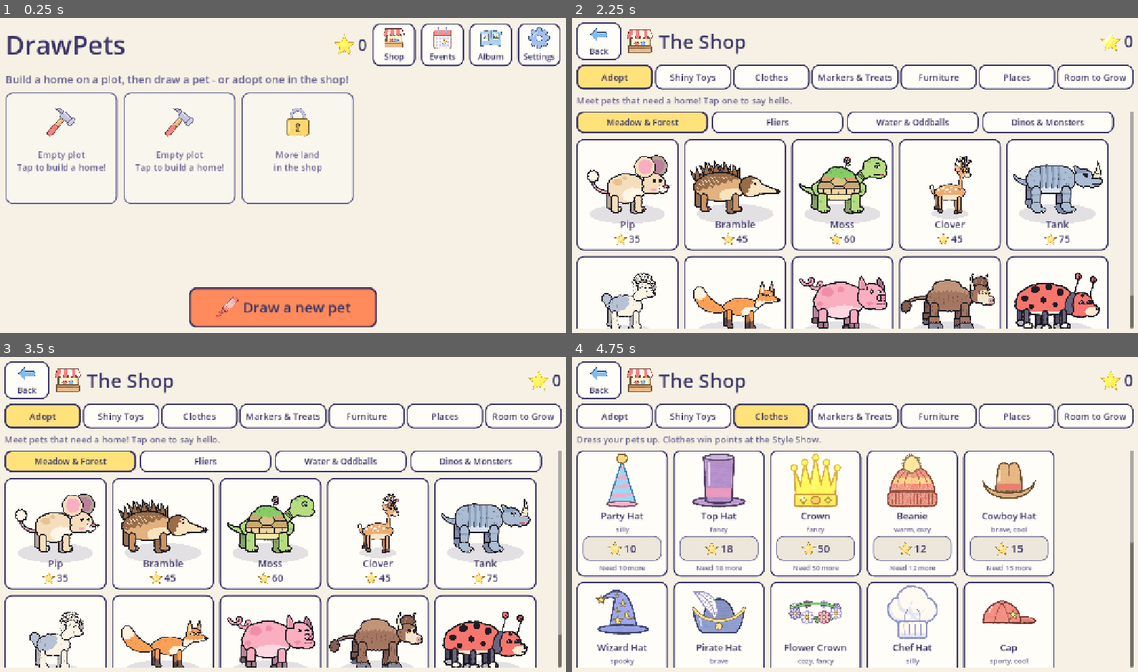
Above: before the commit, frames 1-4 (two rows, left to right).
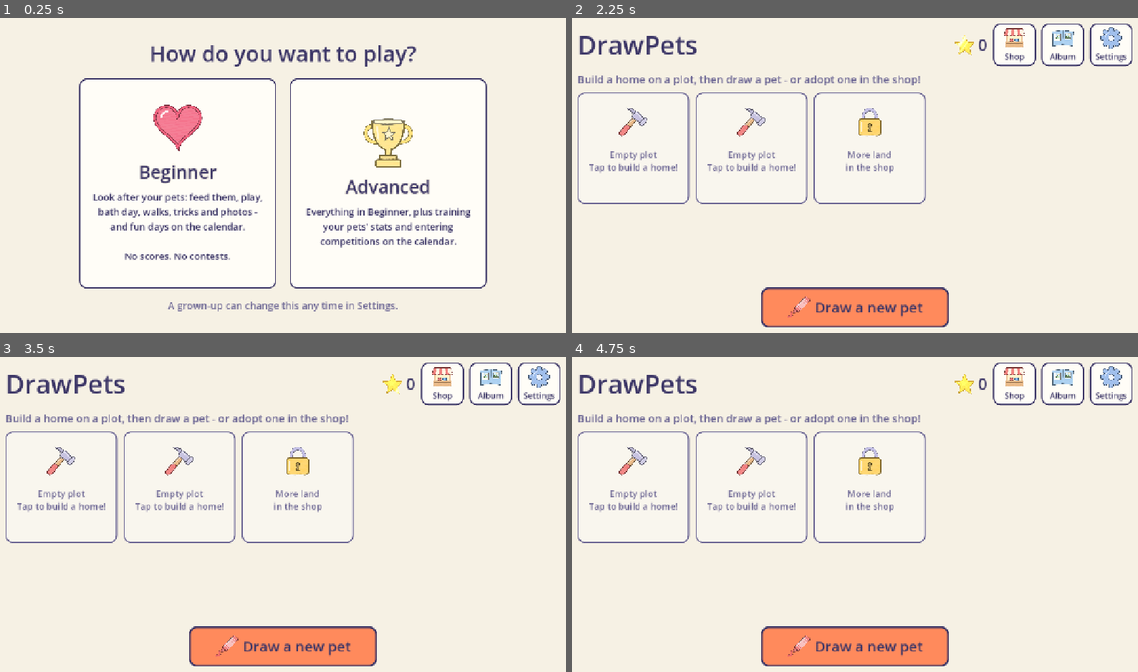
Above: after the commit, the same moments.

Repository: eclancy/DrawPets
Game: Godot game, scene res://scenes/Main.tscn
The game is run twice, just before and just after one commit, with the same random seed, the same clock (stepped at 60 frames per second) and the same inputs.
Inputs (mouse positions are in pixels of both pictures, inside the frame that each line leads up to):
- Up to frame 1 (0.25 s): no input
- Up to frame 2 (2.25 s): click (747, 184) at 0.52 s; click (600, 43) at 1.27 s; click (968, 46) at 2.02 s
- Up to frame 3 (3.5 s): click (45, 416) at 2.75 s, where only the run before the commit has a clickable "Adopt"
- Up to frame 4 (4.75 s): click (690, 416) at 3.5 s, where only the run before the commit has a clickable "Shiny Toys"; click (770, 416) at 4.25 s, where only the run before the commit has a clickable "Clothes"

The runs differ from the first frame. In frame 1, 16% of the frame differs, in the area x 1-99%, y 1-99%; in frame 2, 28%; in frame 3, 28%, in the area x 0-100%, y 1-99%; in frame 4, 24%.

Commit message:
Beginner and Advanced modes; a weekly bath day
- First start asks how to play: Beginner (looking after pets - no stats,
  no scores, no contests) or Advanced (adds stats, training and the
  competition calendar). A grown-up switches in Settings with a hold.
- Beginner keeps stats quietly: no level-up toasts, stars or journal
  lines; the pet card shows a today list (fed, played, bath day) instead
  of stats; no Star Snack or training talk in the shop; every pet learns
  tricks at the same pace; the competition calendar is hidden for now.
- Feed and play every day; clean now runs down over a week, and a bath
  fills it right up.

Co-Authored-By: Claude Opus 5.5 <noreply@anthropic.com>

Diff:
--- /dev/null
+++ b/scripts/care.gd
@@ -0,0 +1,49 @@
+class_name Care
+extends RefCounted
+## The rhythm of looking after a pet (.ai/pet-life.md): feed it and play with it every day, and
+## a bath day once a week. Shown on its card as a gentle "today" list - never a telling-off, and
+## needs never fall below their floor (PetStore).
+
+## The clean need at which it is bath day: it gets there about a week after a bath.
+const BATH_DAY := 0.45
+
+
+static func today() -> String:
+	return Time.get_date_string_from_system()
+
+
+static func fed(pet: Dictionary) -> void:
+	pet["fed_on"] = today()
+
+
+static func played(pet: Dictionary) -> void:
+	pet["played_on"] = today()
+
+
+static func bathed(pet: Dictionary) -> void:
+	pet["bathed_on"] = today()
+	PetStore.change_need(pet, "clean", 1.0)
+
+
+static func is_bath_day(pet: Dictionary) -> bool:
+	return float(pet.get("needs", {}).get("clean", 1.0)) <= BATH_DAY
+
+
+## Whole days till bath day (0 when it is today).
+static func days_to_bath(pet: Dictionary) -> int:
+	var clean := float(pet.get("needs", {}).get("clean", 1.0))
+	var per_day: float = PetStore.DRIFT_PER_HOUR["clean"] * 24.0
+	return maxi(0, ceili((clean - BATH_DAY) / per_day))
+
+
+## How today is going, for its card.
+static func today_lines(pet: Dictionary) -> Array:
+	var out := []
+	out.append("Fed today - yum!" if pet.get("fed_on", "") == today() else "Hungry? Time for food!")
+	out.append("Played today!" if pet.get("played_on", "") == today() else "Wants to play!")
+	var days := days_to_bath(pet)
+	if days <= 0:
+		out.append("It's bath day!")
+	else:
+		out.append("Bath day in %d %s." % [days, "day" if days == 1 else "days"])
+	return out
--- a/scripts/demo_kid.gd
+++ b/scripts/demo_kid.gd
@@ -14,6 +14,7 @@
 
 func run() -> void:
 	game.profile.add_stars(400)
+	game.profile.set_mode("advanced")  # everything, first; the Beginner game has its own turn
 	if not game.dev.has("hour"):
 		Clock.forced_hour = 12.0  # midday, whatever the real clock says - the night has its own turn
 	await _build_first_home()
--- a/scripts/game_root.gd
+++ b/scripts/game_root.gd
@@ -66,6 +66,8 @@
 				kid.game = self
 				add_child(kid)
 				kid.run()
+			elif profile.mode() == "":
+				go_mode()
 			else:
 				go_home()
 
@@ -75,6 +77,14 @@
 func go_home() -> void:
 	var s := HomeScreen.new()
 	s.game = self
+	show_screen(s)
+
+
+## Beginner or Advanced? Asked on first start.
+func go_mode() -> void:
+	var s := ModeScreen.new()
+	s.game = self
+	s.on_done = go_home
 	show_screen(s)
 
 
--- a/scripts/home_screen.gd
+++ b/scripts/home_screen.gd
@@ -21,7 +21,8 @@
 	top.add_child(heading)
 	top.add_child(UI.star_counter(game.profile, 48))
 	top.add_child(UI.icon_button("icon_shop", "Shop", func(): game.go_shop(), 48, Vector2(96, 96)))
-	top.add_child(UI.icon_button("icon_calendar", "Events", func(): game.go_calendar(), 48, Vector2(96, 96)))
+	if game.profile.advanced():
+		top.add_child(UI.icon_button("icon_calendar", "Events", func(): game.go_calendar(), 48, Vector2(96, 96)))
 	top.add_child(UI.icon_button("icon_album", "Album", func(): game.go_album(), 48, Vector2(96, 96)))
 	top.add_child(UI.icon_button("ui_settings", "Settings", func(): game.go_settings(), 48, Vector2(96, 96)))
 	col.add_child(top)
--- /dev/null
+++ b/scripts/mode_screen.gd
@@ -0,0 +1,65 @@
+class_name ModeScreen
+extends Control
+## The first thing a new game asks (.ai/project-overview.md): how do you want to play?
+##   Beginner - looking after your pets: feeding, playing, bath day, walks, tricks, photos, and
+##              gentle celebrations on the calendar. No stats, no scores, no contests.
+##   Advanced - all of that, plus training stats and the competition calendar.
+## Some kids are not ready for a busier game, or for competing at all, and the game should never
+## make them feel that. A grown-up can switch any time in Settings (Profile.mode).
+
+var game: GameRoot
+## Called once a mode is picked.
+var on_done := Callable()
+
+
+func _ready() -> void:
+	add_child(UI.paper_background())
+	var col := VBoxContainer.new()
+	col.alignment = BoxContainer.ALIGNMENT_CENTER
+	col.add_theme_constant_override("separation", 22)
+	add_child(UI.full_rect(UI.margin(col, 30)))
+	var title := UI.title("How do you want to play?", 48)
+	title.horizontal_alignment = HORIZONTAL_ALIGNMENT_CENTER
+	col.add_child(title)
+	var row := HBoxContainer.new()
+	row.alignment = BoxContainer.ALIGNMENT_CENTER
+	row.add_theme_constant_override("separation", 30)
+	col.add_child(row)
+	row.add_child(_card("icon_heart", "Beginner",
+		"Look after your pets: feed them, play, bath day, walks, tricks and photos - and fun days on the calendar.\n\nNo scores. No contests.",
+		pick.bind("beginner")))
+	row.add_child(_card("icon_trophy", "Advanced",
+		"Everything in Beginner, plus training your pets' stats and entering competitions on the calendar.",
+		pick.bind("advanced")))
+	var note := UI.label("A grown-up can change this any time in Settings.", 22)
+	note.horizontal_alignment = HORIZONTAL_ALIGNMENT_CENTER
+	note.add_theme_color_override("font_color", UI.INK_SOFT)
+	col.add_child(note)
+
+
+func _card(icon: String, name: String, text: String, on_press: Callable) -> Button:
+	var b := Button.new()
+	b.custom_minimum_size = Vector2(440, 470)
+	b.pressed.connect(on_press)
+	var c := VBoxContainer.new()
+	c.alignment = BoxContainer.ALIGNMENT_CENTER
+	c.add_theme_constant_override("separation", 14)
+	c.mouse_filter = Control.MOUSE_FILTER_IGNORE
+	b.add_child(UI.full_rect(UI.margin(c, 22)))
+	var pic := UI.icon(icon, 110, "none")
+	pic.size_flags_horizontal = Control.SIZE_SHRINK_CENTER
+	c.add_child(pic)
+	var t := UI.title(name, 40)
+	t.horizontal_alignment = HORIZONTAL_ALIGNMENT_CENTER
+	c.add_child(t)
+	var l := UI.label(text, 21, true)
+	l.horizontal_alignment = HORIZONTAL_ALIGNMENT_CENTER
+	l.mouse_filter = Control.MOUSE_FILTER_IGNORE
+	c.add_child(l)
+	return b
+
+
+func pick(mode: String) -> void:
+	game.profile.set_mode(mode)
+	Sounds.play("star")
+	on_done.call()
--- a/scripts/pet_panel.gd
+++ b/scripts/pet_panel.gd
@@ -14,6 +14,8 @@
 var on_move := Callable()
 var on_let_go := Callable()
 var on_journal := Callable()
+## Advanced shows the six stats; Beginner shows how today's care is going instead.
+var advanced := true
 
 var _pet: Dictionary
 var _name: Label
@@ -24,6 +26,7 @@
 var _levels := {}
 var _words: Label
 var _take_off: Button
+var _today: Label
 
 
 func _ready() -> void:
@@ -88,7 +91,11 @@
 		row.add_child(bar)
 		_stats[stat] = bar
 		_levels[stat] = lvl
+		row.visible = advanced
 		right.add_child(row)
+	_today = UI.label("", 22, true)
+	_today.visible = not advanced
+	right.add_child(_today)
 	_words = UI.label("", 18, true)
 	_words.custom_minimum_size = Vector2(210, 0)
 	_words.add_theme_color_override("font_color", UI.INK_SOFT)
@@ -135,6 +142,7 @@
 		var v := Stats.value(_pet, stat)
 		_stats[stat].value = v
 		_levels[stat].text = "Lv%d" % Stats.level(v)
+	_today.text = "\n".join(Care.today_lines(_pet))
 	var bits := []
 	for w in _pet.get("personality", []):
 		bits.append(w)
--- a/scripts/pet_store.gd
+++ b/scripts/pet_store.gd
@@ -16,7 +16,9 @@
 
 ## How much each need changes per real hour the app is closed. Energy is negative because a
 ## pet rests while you are away.
-const DRIFT_PER_HOUR := {"food": 0.05, "fun": 0.04, "clean": 0.015, "energy": -0.15}
+## Food and fun run down over about a day - feed and play every day. Clean runs down over a
+## week: one bath day a week fills it (Care).
+const DRIFT_PER_HOUR := {"food": 0.05, "fun": 0.04, "clean": 0.0045, "energy": -0.15}
 
 
 static func new_id() -> String:
--- a/scripts/place_screen.gd
+++ b/scripts/place_screen.gd
@@ -278,7 +278,8 @@
 	right.add_child(UI.star_counter(game.profile, 40))
 	right.add_child(UI.icon_button("icon_shop", "Shop", func(): game.go_shop(game.go_place.bind(home["id"])),
 		40, Vector2(84, 84)))
-	right.add_child(UI.icon_button("icon_calendar", "Events", func(): game.go_calendar(), 40, Vector2(84, 84)))
+	if game.profile.advanced():
+		right.add_child(UI.icon_button("icon_calendar", "Events", func(): game.go_calendar(), 40, Vector2(84, 84)))
 	root.add_child(right)
 
 	_hint = UI.title("", 22)
@@ -292,6 +293,7 @@
 	root.add_child(_hint)
 
 	_panel = PetPanel.new()
+	_panel.advanced = game.profile.advanced()
 	_panel.set_anchors_and_offsets_preset(Control.PRESET_TOP_RIGHT)
 	_panel.grow_horizontal = Control.GROW_DIRECTION_BEGIN
 	_panel.offset_right = -12
@@ -1585,6 +1587,7 @@
 	_eater = null
 	if c == null:
 		return
+	Care.fed(c.pet)
 	var item: Dictionary = food.item if food != null and is_instance_valid(food) else {}
 	if food != null and is_instance_valid(food):
 		food.queue_free()
@@ -2025,7 +2028,7 @@
 	_bathed = true
 	Mud.clear(c.pet)
 	c.refresh_mud()
-	PetStore.change_need(c.pet, "clean", 1.0)
+	Care.bathed(c.pet)
 	c.interrupt()
 	Sounds.play("shake")
 	c.perform("shake", 1.3, _shaken.bind(c))
@@ -2150,7 +2153,7 @@
 	if stat == "" or amount <= 0.0:
 		return
 	var levels := Stats.train(c.pet, stat, amount)
-	if levels > 0:
+	if levels > 0 and game.profile.advanced():
 		Sounds.play("level_up")
 		var lvl := Stats.level(Stats.value(c.pet, stat))
 		c.say("star")
@@ -2161,6 +2164,7 @@
 
 
 func _love(c: Creature, n: int) -> void:
+	Care.played(c.pet)
 	var before := Stats.trust(c.pet)
 	c.pet["love"] = int(c.pet.get("love", 0)) + n
 	var after := Stats.trust(c.pet)
--- a/scripts/profile.gd
+++ b/scripts/profile.gd
@@ -24,7 +24,7 @@
 const ROOM_TRUST := [1, 2, 3, 3]
 
 ## Volumes 0..1, and the microphone - off until a kid (or a grown-up) turns it on.
-const DEFAULT_SETTINGS := {"music": 0.8, "sfx": 1.0, "voice": 1.0, "ambience": 0.8, "mic": false}
+const DEFAULT_SETTINGS := {"music": 0.8, "sfx": 1.0, "voice": 1.0, "ambience": 0.8, "mic": false, "mode": ""}
 
 var data := {}
 
@@ -77,6 +77,22 @@
 	return true
 
 
+## "beginner" (looking after pets), "advanced" (adds stats, training and competitions), or "" until
+## the family picks on first start (ModeScreen). Stats are kept quietly in Beginner, so moving up
+## later loses nothing.
+func mode() -> String:
+	return str(data["settings"].get("mode", ""))
+
+
+func advanced() -> bool:
+	return mode() == "advanced"
+
+
+func set_mode(m: String) -> void:
+	data["settings"]["mode"] = m
+	save()
+
+
 ## Today's counters, reset when the date changes.
 func today() -> Dictionary:
 	var date := Time.get_date_string_from_system()
--- a/scripts/settings_screen.gd
+++ b/scripts/settings_screen.gd
@@ -11,6 +11,13 @@
 var on_back := Callable()
 
 var _mic: Button
+## Switching Beginner/Advanced is held for a moment, so a stray tap never changes the game.
+const HOLD := 1.5
+var _holding := false
+var _held := 0.0
+var _mode_bar: ProgressBar
+var _mode_label: Label
+var _mode_button: Button
 
 
 func _ready() -> void:
@@ -57,6 +64,57 @@
 	col.add_child(mic_row)
 	_refresh_mic()
 
+	# Beginner or Advanced (ModeScreen) - for a grown-up, so it is held, not tapped.
+	var mode_row := HBoxContainer.new()
+	mode_row.add_theme_constant_override("separation", 16)
+	mode_row.add_child(UI.icon("icon_trophy", 60, "none"))
+	_mode_label = UI.label("", 22, true)
+	_mode_label.size_flags_horizontal = Control.SIZE_EXPAND_FILL
+	mode_row.add_child(_mode_label)
+	var hold_col := VBoxContainer.new()
+	_mode_button = UI.button("", func(): pass, Vector2(300, 64), 22)
+	_mode_button.button_down.connect(func(): _holding = true)
+	_mode_button.button_up.connect(func(): _holding = false)
+	hold_col.add_child(_mode_button)
+	_mode_bar = ProgressBar.new()
+	_mode_bar.max_value = HOLD
+	_mode_bar.show_percentage = false
+	_mode_bar.custom_minimum_size = Vector2(0, 12)
+	hold_col.add_child(_mode_bar)
+	mode_row.add_child(hold_col)
+	col.add_child(mode_row)
+	_refresh_mode()
+
+
+func _refresh_mode() -> void:
+	var adv := game.profile.advanced()
+	_mode_label.text = ("Advanced mode - looking after pets, plus stats, training and competitions." if adv
+		else "Beginner mode - looking after pets. No stats, no scores, no contests.")
+	_mode_button.text = "Hold: switch to %s" % ("Beginner" if adv else "Advanced")
+
+
+func _process(delta: float) -> void:
+	if _mode_bar == null:
+		return
+	if _holding:
+		_held += delta
+		if int(_held * 4.0) != int((_held - delta) * 4.0):
+			Sounds.play("ui_tap", 1.0 + _held * 0.3)
+	else:
+		_held = maxf(0.0, _held - delta * 3.0)
+	_mode_bar.value = _held
+	if _held >= HOLD:
+		_held = 0.0
+		_holding = false
+		switch_mode()
+
+
+func switch_mode() -> void:
+	game.profile.set_mode("beginner" if game.profile.advanced() else "advanced")
+	Sounds.play("star")
+	game.toast("Now playing in %s mode." % game.profile.mode().capitalize(), "icon_trophy")
+	_refresh_mode()
+
 
 func _set_volume(v: float, key: String) -> void:
 	game.profile.settings()[key] = v
--- a/scripts/shop_screen.gd
+++ b/scripts/shop_screen.gd
@@ -80,14 +80,19 @@
 			_note.text = "More room for more pets. Your pets need to trust you first!"
 			_room_cards()
 		_:
-			_note.text = {"toy": "Shiny toys sparkle - and train their stat TWICE as fast!",
-				"clothing": "Dress your pets up. Clothes win points at the Style Show.",
-				"supply": "A shiny marker draws one thing that shines forever. Treats boost training.",
+			var adv := game.profile.advanced()
+			_note.text = {"toy": "Shiny toys sparkle - and train their stat TWICE as fast!" if adv
+					else "Shiny toys sparkle and shine!",
+				"clothing": "Dress your pets up. Clothes win points at the Style Show." if adv
+					else "Dress your pets up - for the Costume Parade, or just for fun.",
+				"supply": "A shiny marker draws one thing that shines forever. Treats boost training." if adv
+					else "A shiny marker draws one thing that shines forever.",
 				"furniture": "Fancy things for a home - pets play with them by their words."}[which]
 			for id in Items.SHOP:
 				var item: Dictionary = Items.SHOP[id]
 				if item["category"] == which or (which == "supply" and item["category"] == "food"):
-					if not item.get("prize", false):
+					# A Star Snack is a training boost - there is no training in Beginner.
+					if not item.get("prize", false) and (adv or id != "star_snack"):
 						_grid.add_child(_item_card(id))
 
 
@@ -214,7 +219,7 @@
 	for key in ["food", "toy"]:
 		likes.add_child(UI.item_picture(Items.get_item(pet[key]["item"]), 56))
 	col.add_child(likes)
-	for stat in Stats.LIST:
+	for stat in (Stats.LIST if game.profile.advanced() else []):
 		var srow := HBoxContainer.new()
 		srow.add_child(UI.icon(Stats.INFO[stat]["icon"], 30))
 		var sl := UI.label(Stats.label(stat), 17)
--- a/scripts/trick_screen.gd
+++ b/scripts/trick_screen.gd
@@ -266,7 +266,8 @@
 		PetStore.change_need(pet, "fun", 0.03)
 		_show_hint("%s! Good %s!" % [name, pet["name"]])
 		return
-	var after := minf(1.0, before + Tricks.lesson(pet))
+	Care.played(pet)
+	var after := minf(1.0, before + Tricks.lesson(pet, game.profile.advanced()))
 	pet["tricks"][t]["learned"] = after
 	_train("smarts", 0.8)
 	PetStore.change_need(pet, "fun", 0.04)
@@ -292,7 +293,7 @@
 
 func _train(stat: String, amount: float) -> void:
 	var levels := Stats.train(pet, stat, amount)
-	if levels > 0:
+	if levels > 0 and game.profile.advanced():
 		Sounds.play("level_up")
 		creature.say("star")
 		game.reward(3 * levels, "%s's %s is level %d!" % [pet["name"], Stats.label(stat),
--- a/scripts/tricks.gd
+++ b/scripts/tricks.gd
@@ -50,7 +50,10 @@
 
 
 ## How much one good lesson teaches: a quarter, more for a clever pet - four lessons at most.
-static func lesson(pet: Dictionary) -> float:
+## In Beginner (no stats) every pet learns at the same steady pace: four lessons.
+static func lesson(pet: Dictionary, smarts_count := true) -> float:
+	if not smarts_count:
+		return 0.25
 	return 0.25 + Stats.value(pet, "smarts") / 240.0
 
 
--- a/scripts/walk_screen.gd
+++ b/scripts/walk_screen.gd
@@ -284,6 +284,7 @@
 
 
 func _save() -> void:
+	Care.played(pet)
 	PetStore.change_need(pet, "fun", 0.2)
 	PetStore.change_need(pet, "energy", -0.08)
 	PetStore.save_pet(pet)
@@ -295,7 +296,7 @@
 
 func _train(stat: String, amount: float) -> void:
 	var levels := Stats.train(pet, stat, amount)
-	if levels > 0:
+	if levels > 0 and game.profile.advanced():
 		Sounds.play("level_up")
 		creature.say("star")
 		game.reward(3 * levels, "%s's %s is level %d!" % [pet["name"], Stats.label(stat),
Not shown, added: scripts/care.gd.uid
Not shown, added: scripts/mode_screen.gd.uid
Not shown, changed: .ai/pet-life.md
Not shown, changed: .ai/project-overview.md
Not shown, changed: .ai/shop.md
